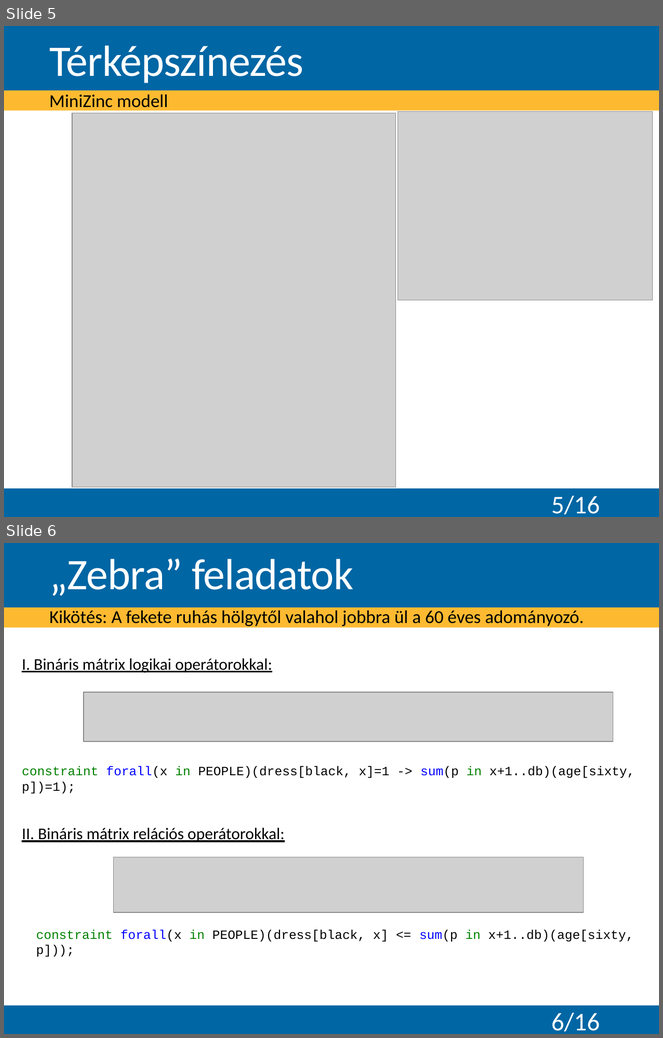
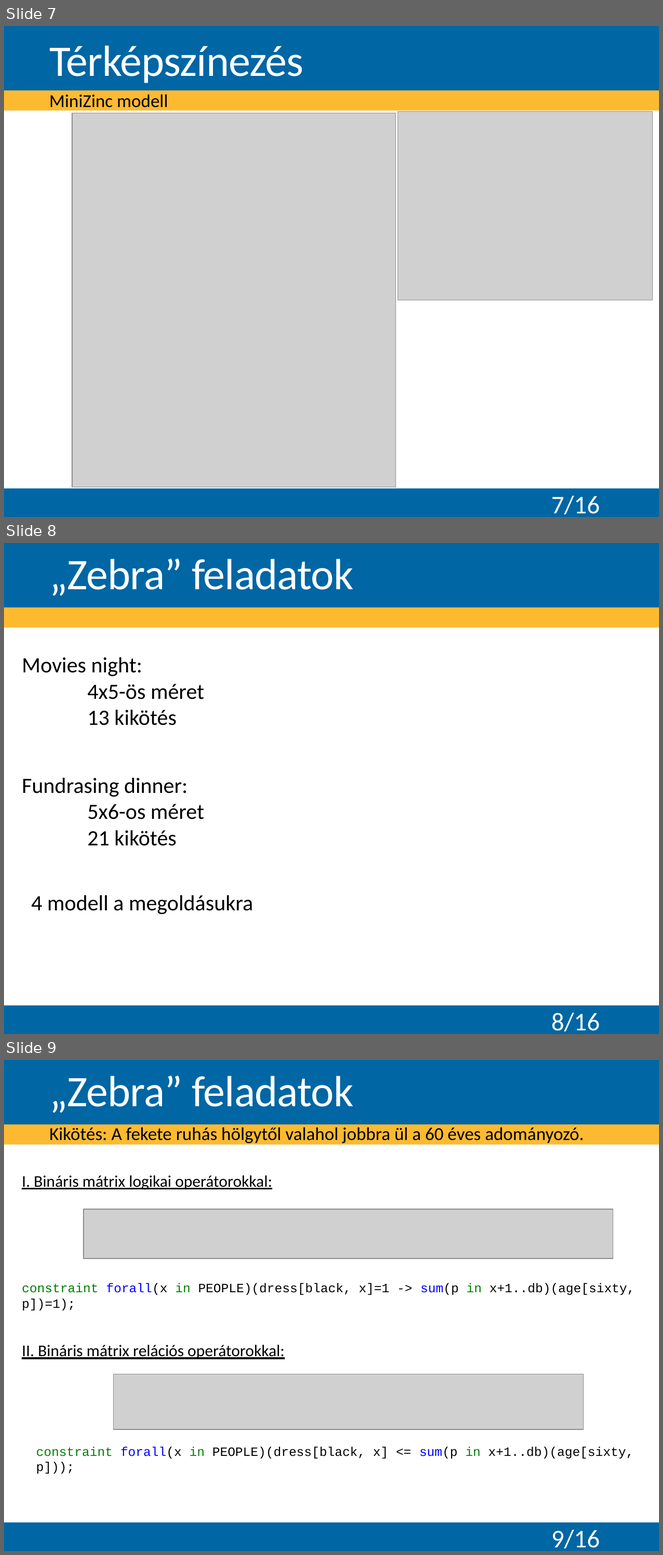
Before and after one commit to Teaching-projects/SZE-Peku221b, a slide deck: CP_Dolgozat/Előadás/Logikai feladványok megoldása korlátprogramozással.pptx. Shown one above the other, each under a label of ours: slides 5 and 6 before the commit, slides 7, 8 and 9 after it. The pictures are 663x1038 and 663x1555 pixels, drawn with LibreOffice and Linux fonts; fonts in the diff are those of the drawing; grey boxes stand for pictures; background and template pictures are left out. Boxes give left, top, right and bottom in pixels: in the first picture for what was removed or moved away, otherwise in the second. Text is boxed around its words. In the diff, an @@ line names an element or a change of style, - is before the commit and + after.

```diff
--- a/CP_Dolgozat/Előadás/Logikai feladványok megoldása korlátprogramozással.pptx
+++ b/CP_Dolgozat/Előadás/Logikai feladványok megoldása korlátprogramozással.pptx
@@ slide 8 added at (x1=4, y1=543, x2=659, y2=1034), background #FFFFFF; not listed: 3 template elements that a slide beside it also shows @@
@@ title added at (x1=49, y1=559, x2=353, y2=596), 48 pt, text #FFFFFF @@
+„Zebra” feladatok
@@ text added at (x1=22, y1=657, x2=204, y2=726), 24 pt, text #000000 @@
+Movies night:
+4x5-ös méret
+13 kikötés
@@ text added at (x1=22, y1=778, x2=204, y2=846), 24 pt, text #000000 @@
+Fundrasing dinner:
+5x6-os méret
+21 kikötés
@@ text added at (x1=31, y1=895, x2=253, y2=915), 24 pt, text #000000 @@
+4 modell a megoldásukra
@@ page number added at (x1=552, y1=1013, x2=600, y2=1032), 28 pt, text #FFFFFF @@
+8/16
@@ what was slide 5 is now slide 7 @@
@@ page number at (x1=552, y1=496, x2=600, y2=515): text changed @@
-5/16
+7/16
@@ what was slide 6 is now slide 9 @@
@@ page number at (x1=552, y1=1530, x2=600, y2=1549): text changed @@
-6/16
+9/16
```
Also in this commit, not shown: 3 slides changed, 5 other slides added, 3 other files.
